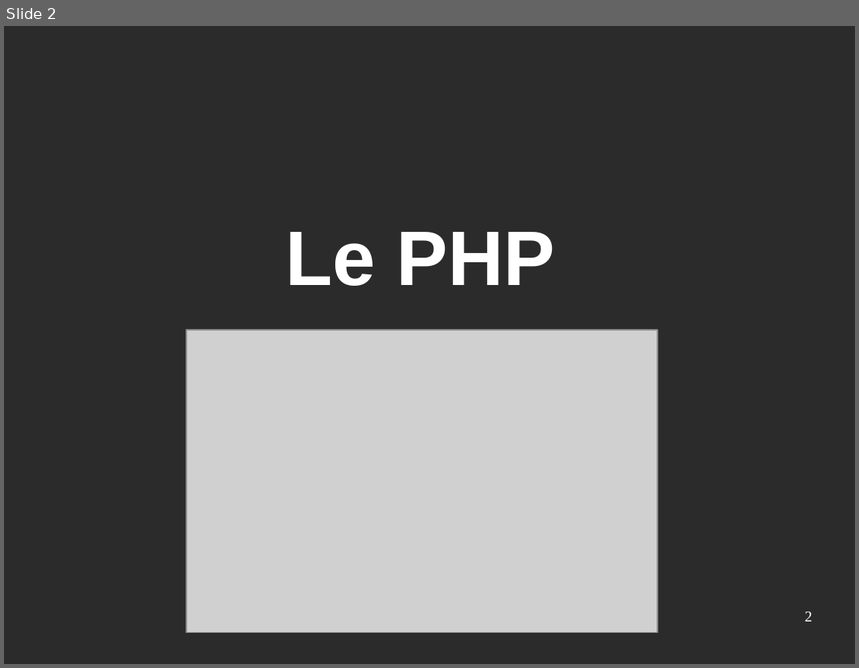
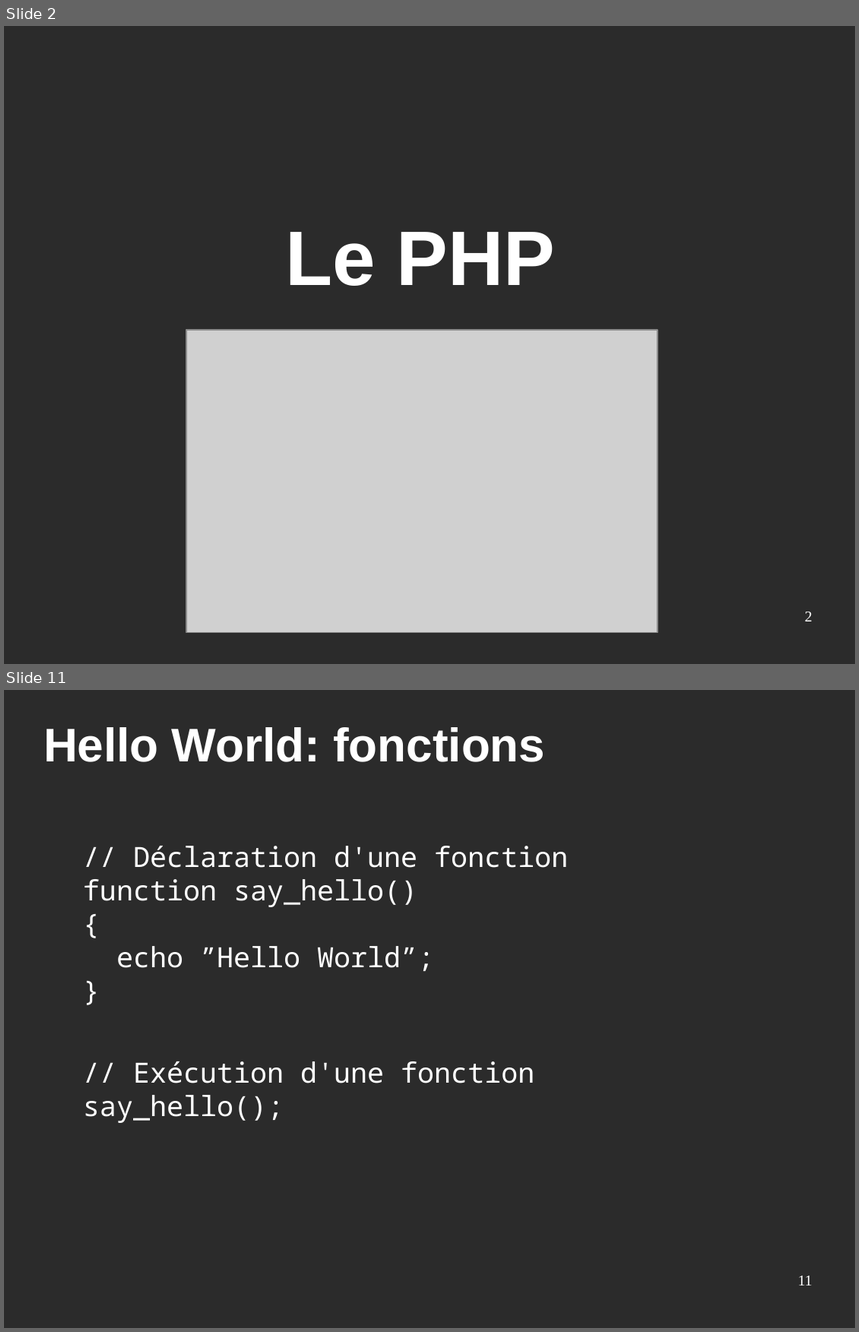
Before and after one commit to Eirbware/Formation, a slide deck: presentations/php.odp. Shown one above the other, each under a label of ours: slide 2 before the commit, slides 2 and 11 after it; the slides between them are not shown. The pictures are 859x668 and 859x1332 pixels, drawn with LibreOffice and Linux fonts; fonts in the diff are those of the drawing; grey boxes stand for pictures; background and template pictures are left out; a plain dark background stands for a picture behind light text. Boxes give left, top, right and bottom in pixels: in the first picture for what was removed or moved away, otherwise in the second. Text is boxed around its words. In the diff, an @@ line names an element or a change of style, - is before the commit and + after.

```diff
--- a/presentations/php.odp
+++ b/presentations/php.odp
@@ slide 11 added at [4,690,855,1328], background picture (left out) @@
@@ title added at [44,727,545,762], 44 pt, text #FFFFFF, bold @@
+Hello World: fonctions
@@ text added at [83,846,568,1123], 26 pt, text #FFFFFF @@
+// Déclaration d'une fonction
+function say_hello()
+{
+echo ”Hello World”;
+}
+// Exécution d'une fonction
+say_hello();
@@ page number added at [798,1276,813,1286], 14 pt, text #FFFFFF @@
+11
```
Also in this commit, not shown: 11 other slides added.
